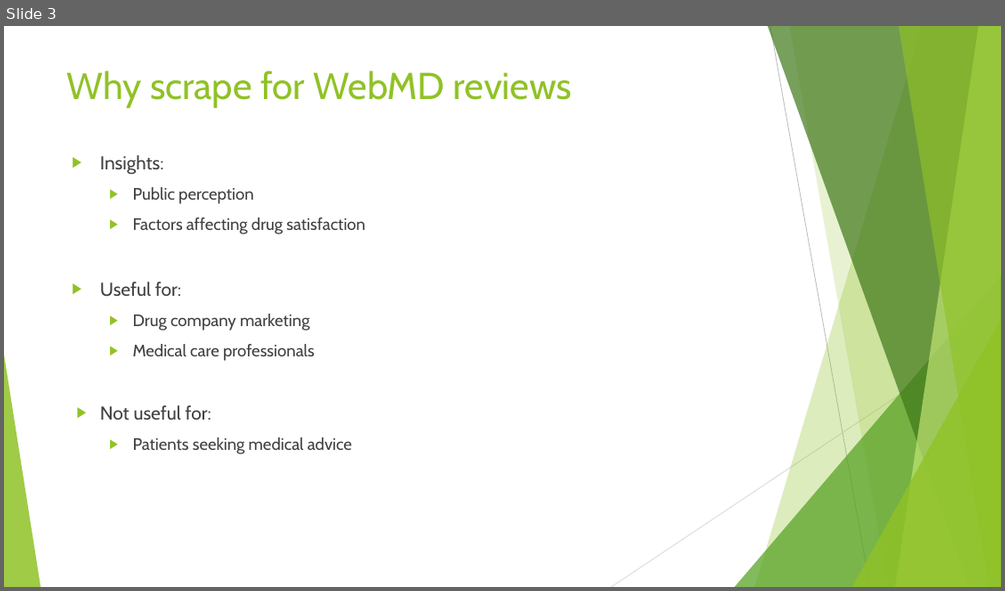
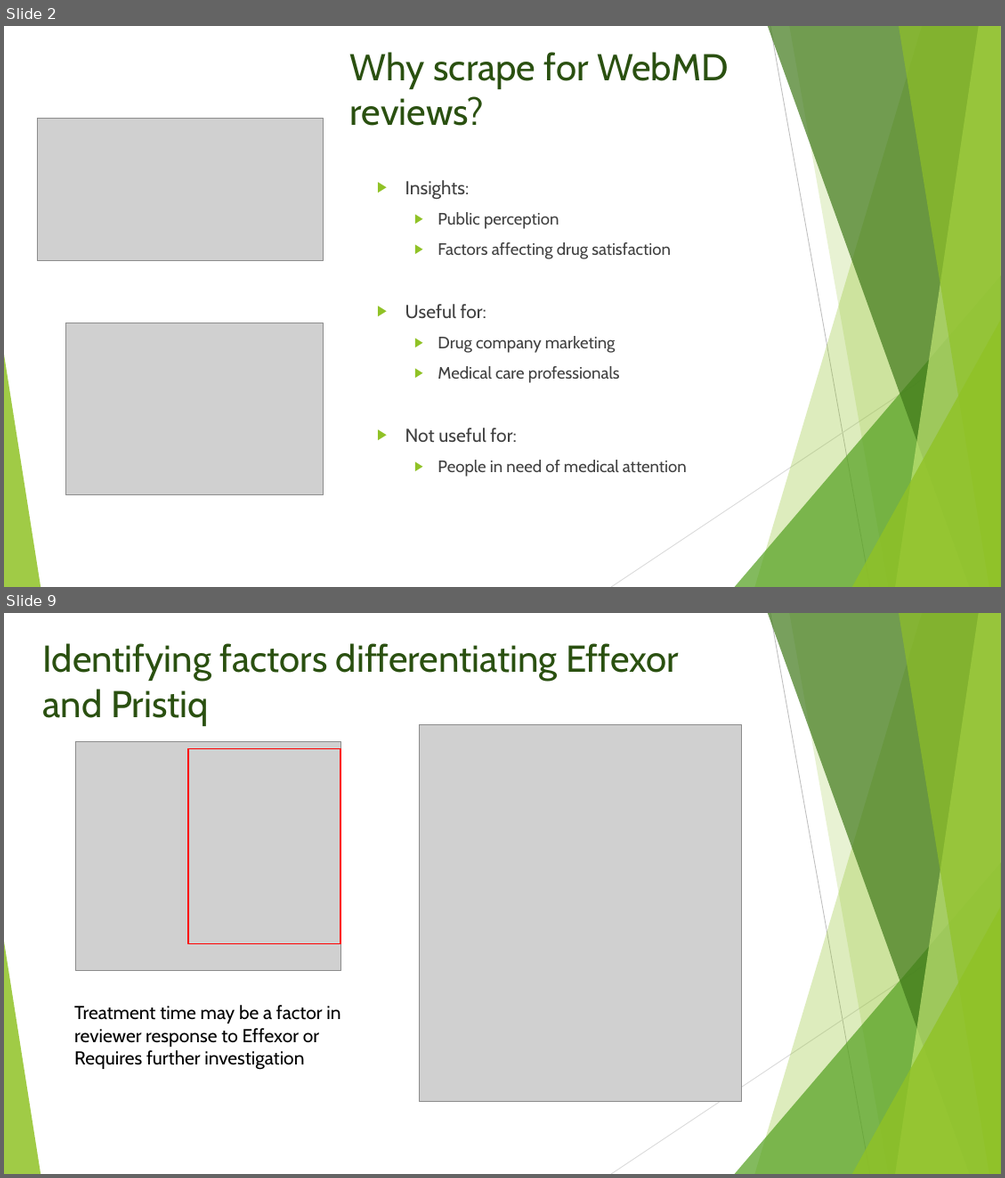
Before and after one commit to chinm0818/WebMDScrape, a slide deck: pres.pptx. Shown one above the other, each under a label of ours: slide 3 before the commit, slides 2 and 9 after it; the slides between them are not shown. The pictures are 1005x591 and 1005x1178 pixels, drawn with LibreOffice and Linux fonts; fonts in the diff are those of the drawing; grey boxes stand for pictures. Boxes give left, top, right and bottom in pixels: in the first picture for what was removed or moved away, otherwise in the second. Text is boxed around its words. In the diff, an @@ line names an element or a change of style, - is before the commit and + after.

```diff
--- a/pres.pptx
+++ b/pres.pptx
@@ slide 9 added at (4,613,1001,1174), background #FFFFFF; not listed: 10 template elements that a slide beside it also shows @@
@@ title added at (43,643,679,726), 36 pt, text #2A5010 @@
+Identifying factors differentiating Effexor and Pristiq
@@ picture added at (76,742,341,971) @@
@@ picture added at (419,725,741,1102) @@
@@ rectangle added at (189,749,341,944), outline #FF0000 1.5 pt @@
@@ text added at (74,1005,340,1070), 18 pt, text #000000 @@
+Treatment time may be a factor in reviewer response to Effexor or Requires further investigation
@@ what was slide 3 is now slide 2 @@
@@ slide 2 changed as well @@
@@ title at (350,52,728,126): text changed; text colour #90C226 to #2A5010 @@
-Why scrape for WebMD reviews
+Why scrape for WebMD reviews?
@@ picture added at (38,118,324,261) @@
@@ text "Insights:": place and size @@
-text "Insights:" at (100,155,365,454)
+text "Insights:" at (405,180,687,476)
@@ picture added at (65,323,324,495) @@
@@ text at (405,427,516,442): indent changed @@
@@ text at (437,459,687,476): text changed @@
-  ▶ Patients seeking medical advice
+  ▶ People in need of medical attention
```
Also in this commit, not shown: 5 other slides changed, 8 other slides added, 1 slide removed, 22 other files.
